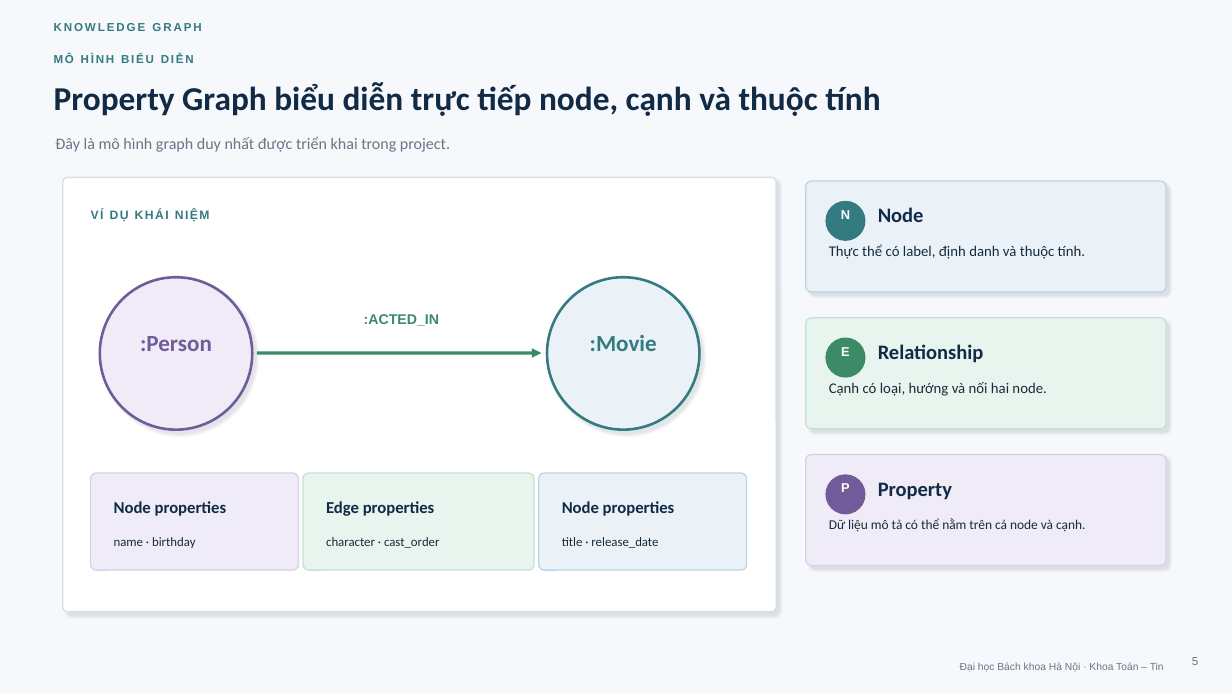
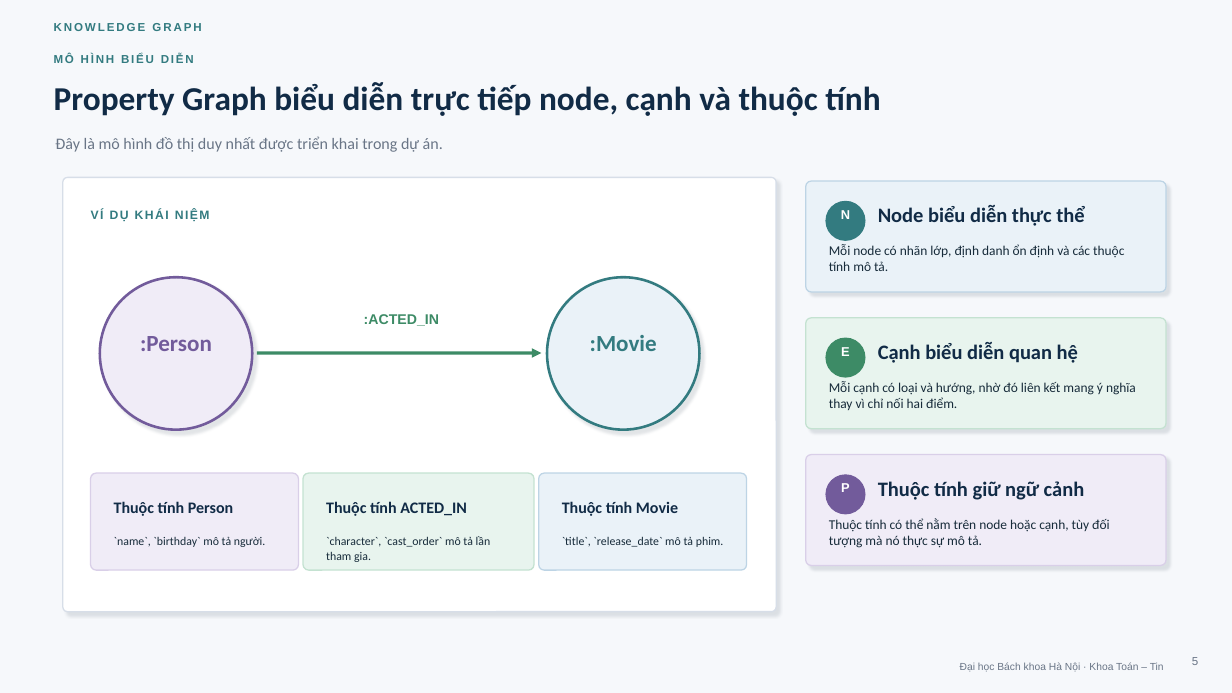
Before and after one commit to khanhhk/advanced_database, a slide deck: slide 5 of docs/deliverables/slide/movie_knowledge_graph_defense.pptx. Drawn at 1232x693 pixels with LibreOffice and Linux fonts; fonts in the diff are those of the drawing. Boxes give left, top, right and bottom in pixels: in the first picture for what was removed or moved away, otherwise in the second. Text is boxed around its words. In the diff, an @@ line names an element or a change of style, - is before the commit and + after.

```diff
--- a/docs/deliverables/slide/movie_knowledge_graph_defense.pptx
+++ b/docs/deliverables/slide/movie_knowledge_graph_defense.pptx
@@ text at [55,136,443,152]: text changed @@
-Đây là mô hình graph duy nhất được triển khai trong project.
+Đây là mô hình đồ thị duy nhất được triển khai trong dự án.
@@ text at [878,205,1084,226]: text changed @@
-Node
+Node biểu diễn thực thể
@@ text at [829,244,1124,271]: text changed; size 11.5 to 10.5 pt @@
-Thực thể có label, định danh và thuộc tính.
+Mỗi node có nhãn lớp, định danh ổn định và các thuộc tính mô tả.
@@ text at [878,342,1078,363]: text changed @@
-Relationship
+Cạnh biểu diễn quan hệ
@@ text at [829,381,1136,410]: text changed; size 11.5 to 10.5 pt @@
-Cạnh có loại, hướng và nối hai node.
+Mỗi cạnh có loại và hướng, nhờ đó liên kết mang ý nghĩa thay vì chỉ nối hai điểm.
@@ text at [114,501,233,516]: text changed; size 13 to 12.5 pt @@
-Node properties
+Thuộc tính Person
@@ text at [326,501,467,516]: text changed; size 13 to 12.5 pt @@
-Edge properties
+Thuộc tính ACTED_IN
@@ text at [562,501,678,516]: text changed; size 13 to 12.5 pt @@
-Node properties
+Thuộc tính Movie
@@ text at [878,481,1085,500]: text changed @@
-Property
+Thuộc tính giữ ngữ cảnh
@@ text at [114,537,265,547]: text changed; size 10 to 9.2 pt @@
-name · birthday
+`name`, `birthday` mô tả người.
@@ text at [326,536,491,562]: text changed; size 10 to 9.2 pt @@
-character · cast_order
+`character`, `cast_order` mô tả lần tham gia.
@@ text at [562,537,724,547]: text changed; size 10 to 9.2 pt @@
-title · release_date
+`title`, `release_date` mô tả phim.
@@ text at [829,518,1110,548]: text changed @@
-Dữ liệu mô tả có thể nằm trên cả node và cạnh.
+Thuộc tính có thể nằm trên node hoặc cạnh, tùy đối tượng mà nó thực sự mô tả.
```
Also in this commit, not shown: 18 other slides changed, 4 other files.
